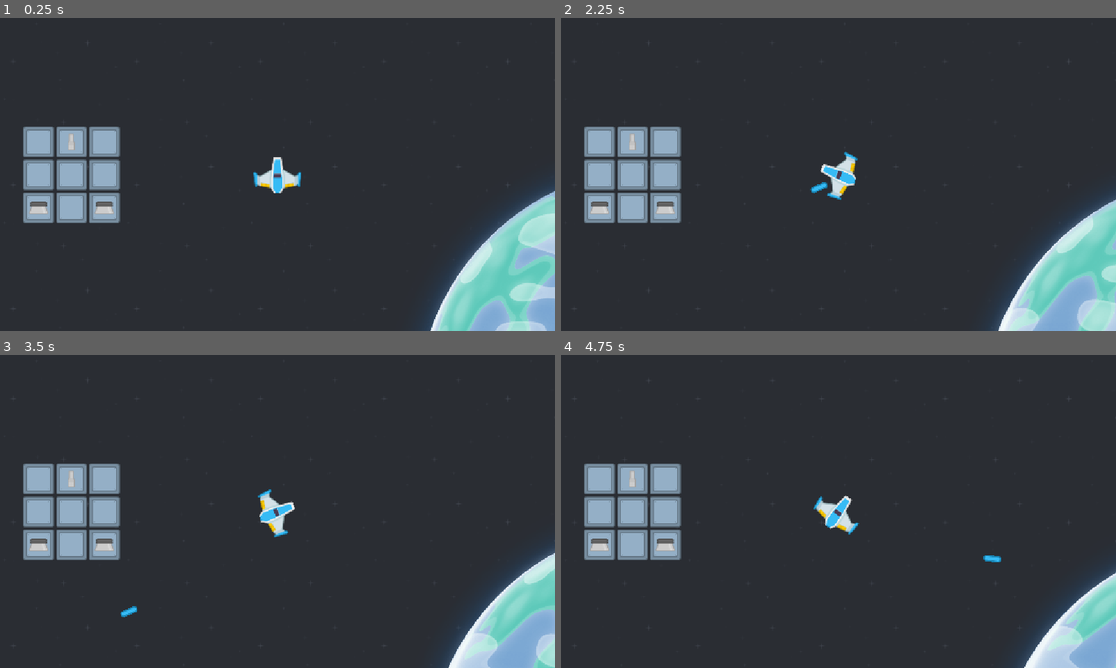
Above: before the commit, frames 1-4 (two rows, left to right).
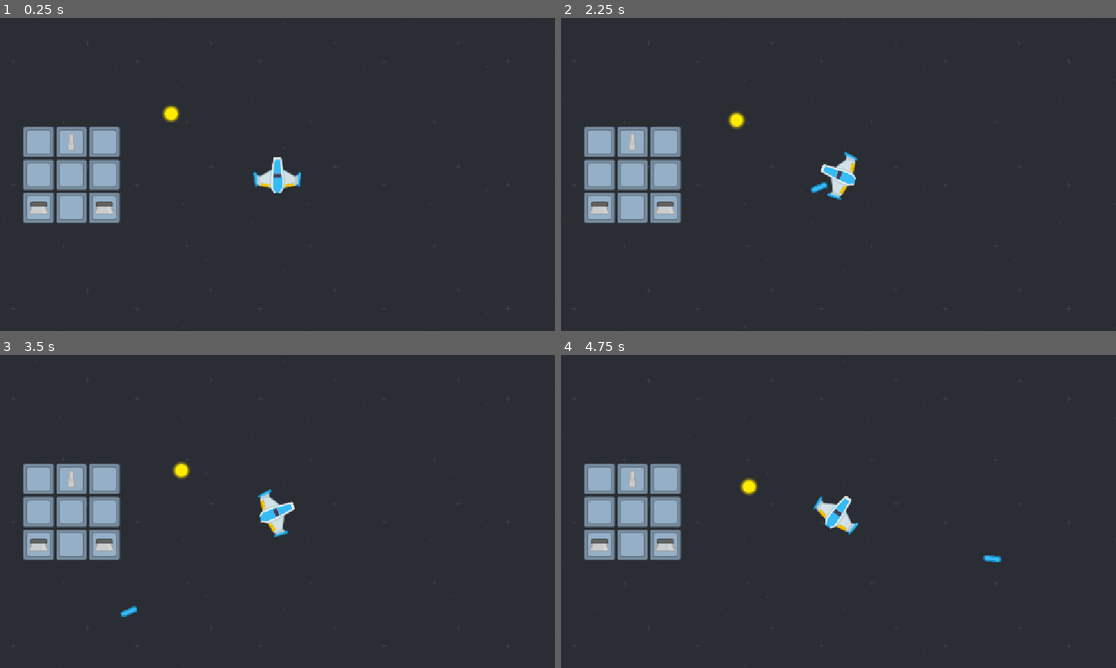
Above: after the commit, the same moments.

Repository: nagolyhprum/sentience
Game: Godot game, scene res://node_2d.tscn
The game is run twice, just before and just after one commit, with the same random seed, the same clock (stepped at 60 frames per second) and the same inputs.
Inputs:
- Up to frame 1 (0.25 s): no input
- Up to frame 2 (2.25 s): hold D (right) 0.53-1.28 s; hold Space (shoot) 0.53-1.28 s; hold S (down) 1.28-2.03 s; tap Space (shoot) at 1.35 s; hold D (right) from 2.03 s (still down); hold Space (shoot) from 2.03 s (still down)
- Up to frame 3 (3.5 s): release D (right) at 2.78 s; release Space (shoot) at 2.78 s; hold Up (up) from 2.78 s (still down); tap Space (shoot) at 2.85 s
- Up to frame 4 (4.75 s): release Up (up) at 3.53 s; hold Space (shoot) 3.53-4.28 s; hold A (left) from 3.53 s (still down); tap Space (shoot) at 4.35 s

The runs differ from the first frame. In frame 1, 7.3% of the frame differs, in the area x 29-100%, y 28-100%; in frame 2, 6.5%; in frame 3, 5.1%; in frame 4, 3.7%.

Commit message:
add orbiting planets

Diff:
--- a/game.gd
+++ b/game.gd
@@ -64,5 +64,3 @@
 
 	space.position.x = x
 	space.position.y = y
-
-	planet.rotation += delta * PLANET_ROTATION
--- a/node_2d.tscn
+++ b/node_2d.tscn
@@ -1,11 +1,16 @@
-[gd_scene load_steps=10 format=3 uid="uid://bynbjtwisdw48"]
+[gd_scene load_steps=15 format=3 uid="uid://bynbjtwisdw48"]
 
 [ext_resource type="Shader" uid="uid://birokig4faggt" path="res://background.gdshader" id="1_0e48y"]
 [ext_resource type="Script" uid="uid://b27cxxj2scaw4" path="res://game.gd" id="1_0hol4"]
 [ext_resource type="Texture2D" uid="uid://csivuo7h8er0" path="res://images/blue.png" id="1_wtcfe"]
 [ext_resource type="Texture2D" uid="uid://dlo3ser0weem0" path="res://images/playerShip1_blue.png" id="3_epypp"]
+[ext_resource type="Texture2D" uid="uid://cuxi1k8b8nfca" path="res://images/sun_shiny.png" id="5_4d7sh"]
+[ext_resource type="PackedScene" uid="uid://b2648ftk03cd7" path="res://planet.tscn" id="5_ir8iy"]
 [ext_resource type="Texture2D" uid="uid://dpwdgg81mn2wb" path="res://images/planet00.png" id="5_q6r6c"]
+[ext_resource type="Texture2D" uid="uid://cuylpxhoo1mih" path="res://images/planet05.png" id="6_0h7mo"]
 [ext_resource type="Texture2D" uid="uid://bgtfuoa130imp" path="res://images/panel_grey_bolts.png" id="6_kdubu"]
+[ext_resource type="Texture2D" uid="uid://b6ctndhppihg5" path="res://images/planet01.png" id="6_x0ka3"]
+[ext_resource type="Texture2D" uid="uid://bw0w2vvsctelk" path="res://images/planet02.png" id="7_hqns4"]
 [ext_resource type="Texture2D" uid="uid://xo1q8skrev0w" path="res://images/gun00.png" id="7_rj586"]
 [ext_resource type="Texture2D" uid="uid://wlyas0qe01t1" path="res://images/engine2.png" id="8_4d7sh"]
 
@@ -18,6 +23,7 @@
 script = ExtResource("1_0hol4")
 
 [node name="Background" type="TextureRect" parent="."]
+z_index = -5
 material = SubResource("ShaderMaterial_epypp")
 offset_right = 1152.0
 offset_bottom = 648.0
@@ -26,15 +32,42 @@
 
 [node name="Space" type="Node2D" parent="."]
 
-[node name="Planet" type="TextureRect" parent="Space"]
-offset_left = 736.0
-offset_top = 177.0
-offset_right = 2016.0
-offset_bottom = 1457.0
-pivot_offset = Vector2(640, 640)
+[node name="Node2D" type="Node2D" parent="Space"]
+position = Vector2(335, 176)
+scale = Vector2(0.05, 0.05)
+
+[node name="Mercury" parent="Space/Node2D" instance=ExtResource("5_ir8iy")]
+texture = ExtResource("6_0h7mo")
+diameter = 3.0
+distance = 30.0
+days_per_orbit = 88.0
+
+[node name="Venus" parent="Space/Node2D" instance=ExtResource("5_ir8iy")]
+texture = ExtResource("6_x0ka3")
+diameter = 7.5
+distance = 67.0
+days_per_orbit = 224.0
+
+[node name="Earth" parent="Space/Node2D" instance=ExtResource("5_ir8iy")]
 texture = ExtResource("5_q6r6c")
+diameter = 8.0
+distance = 93.0
+days_per_orbit = 365.0
+
+[node name="Mars" parent="Space/Node2D" instance=ExtResource("5_ir8iy")]
+texture = ExtResource("7_hqns4")
+diameter = 4.2
+distance = 142.0
+days_per_orbit = 687.0
+
+[node name="Sun" type="TextureRect" parent="Space/Node2D"]
+z_index = 100
+offset_right = 865.0
+offset_bottom = 865.0
+texture = ExtResource("5_4d7sh")
 
 [node name="Player" type="TextureRect" parent="."]
+z_index = 5
 offset_left = 527.0
 offset_top = 287.0
 offset_right = 626.0
@@ -43,6 +76,7 @@
 texture = ExtResource("3_epypp")
 
 [node name="GridContainer" type="GridContainer" parent="."]
+z_index = 5
 offset_left = 50.0
 offset_top = 224.0
 offset_right = 250.0
--- /dev/null
+++ b/planet.gd
@@ -0,0 +1,21 @@
+extends TextureRect
+
+@export var diameter : float = 0 # in thousands of miles
+@export var distance : float = 0 # in millions of miles
+@export var days_per_orbit : float = 0 # in earth days
+var random_offset = randf() * 100
+
+func _process(delta: float) -> void:
+	var offset : float = random_offset + Time.get_ticks_msec() / 100.0 / days_per_orbit
+	var scale_offset = cos(offset) * distance / 25.0
+	var half_size = size / 2
+	var z = floor(distance / 30.0)
+	if cos(offset) < 0:
+		z_index = -z
+	else:
+		z_index = z
+	scale.x = diameter / 10 + scale_offset
+	scale.y = diameter / 10 + scale_offset
+	pivot_offset = half_size
+	position.x = 865 / 2 - half_size.x + sin(offset) * distance * 1000.0
+	position.y = 865 / 2 - half_size.y
--- /dev/null
+++ b/planet.tscn
@@ -0,0 +1,8 @@
+[gd_scene load_steps=2 format=3 uid="uid://b2648ftk03cd7"]
+
+[ext_resource type="Script" uid="uid://bt3yjtuk0eoko" path="res://planet.gd" id="1_1odxm"]
+
+[node name="TextureRect" type="TextureRect"]
+offset_right = 40.0
+offset_bottom = 40.0
+script = ExtResource("1_1odxm")
Binary file added: images/planet01.png
Not shown, added: images/planet01.png.import
Binary file added: images/planet02.png
Not shown, added: images/planet02.png.import
Binary file added: images/planet04.png
Not shown, added: images/planet04.png.import
Binary file added: images/planet05.png
Not shown, added: images/planet05.png.import
Binary file added: images/sun_shiny.png
Not shown, added: images/sun_shiny.png.import
Not shown, added: planet.gd.uid
Not shown, changed: README.md
